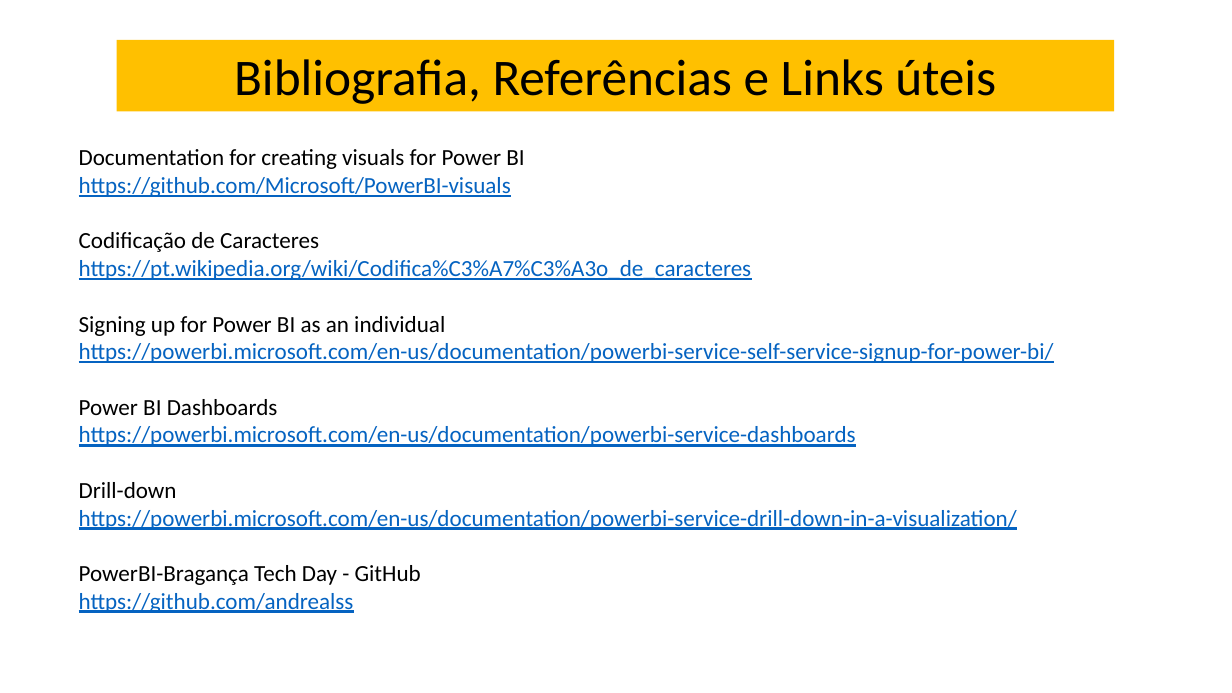
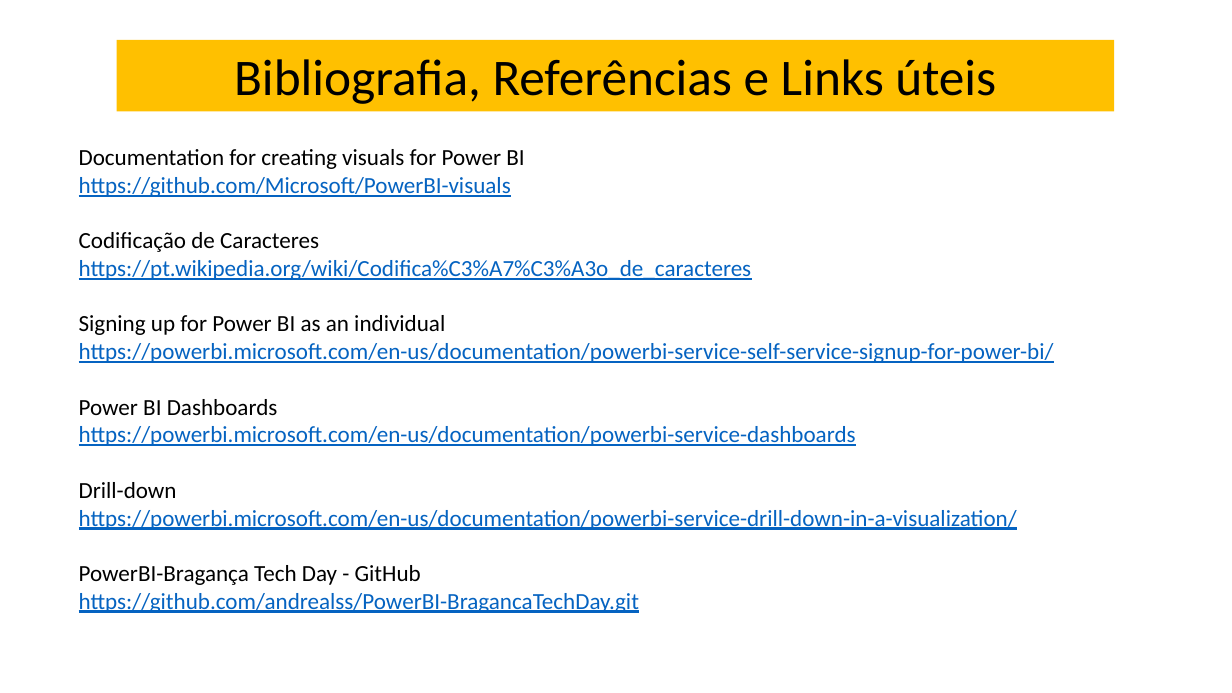
Before and after one commit to andrealss/PowerBI-BragancaTechDay, a slide deck: slide 21 of TechDayPowerBi.pptx. Drawn at 1232x693 pixels with LibreOffice and Linux fonts; fonts in the diff are those of the drawing. Boxes give left, top, right and bottom in pixels: in the first picture for what was removed or moved away, otherwise in the second. Text is boxed around its words. In the diff, an @@ line names an element or a change of style, - is before the commit and + after.

```diff
--- a/TechDayPowerBi.pptx
+++ b/TechDayPowerBi.pptx
@@ text at (79, 593, 639, 613): text changed @@
-https://github.com/andrealss
+https://github.com/andrealss/PowerBI-BragancaTechDay.git
```
